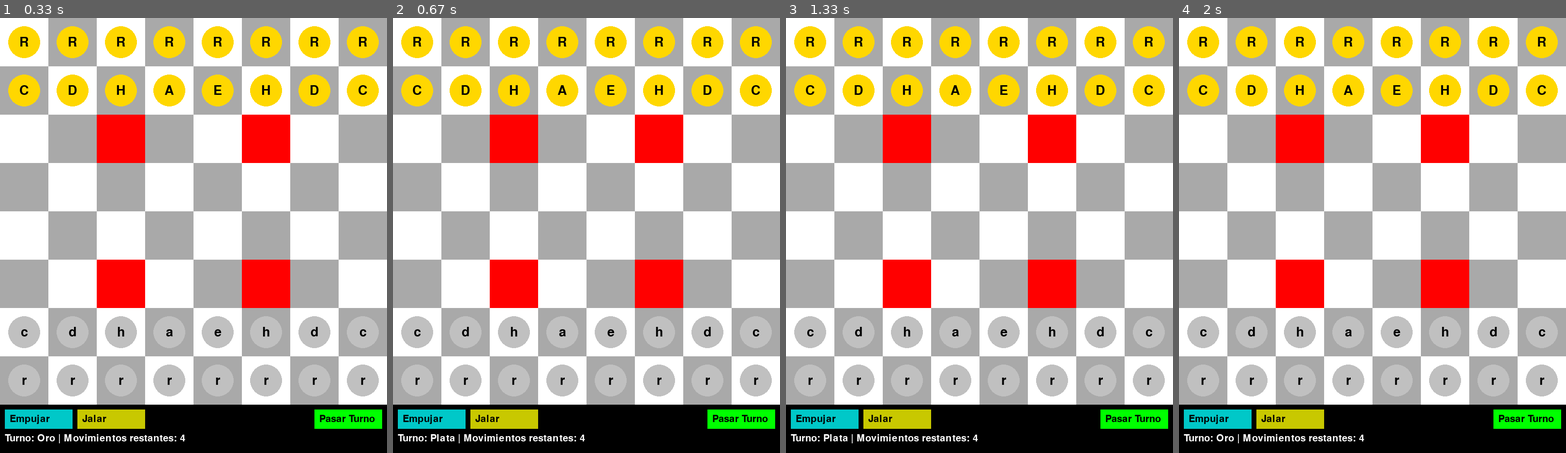
Above: before the commit, frames 1-4 (left to right).
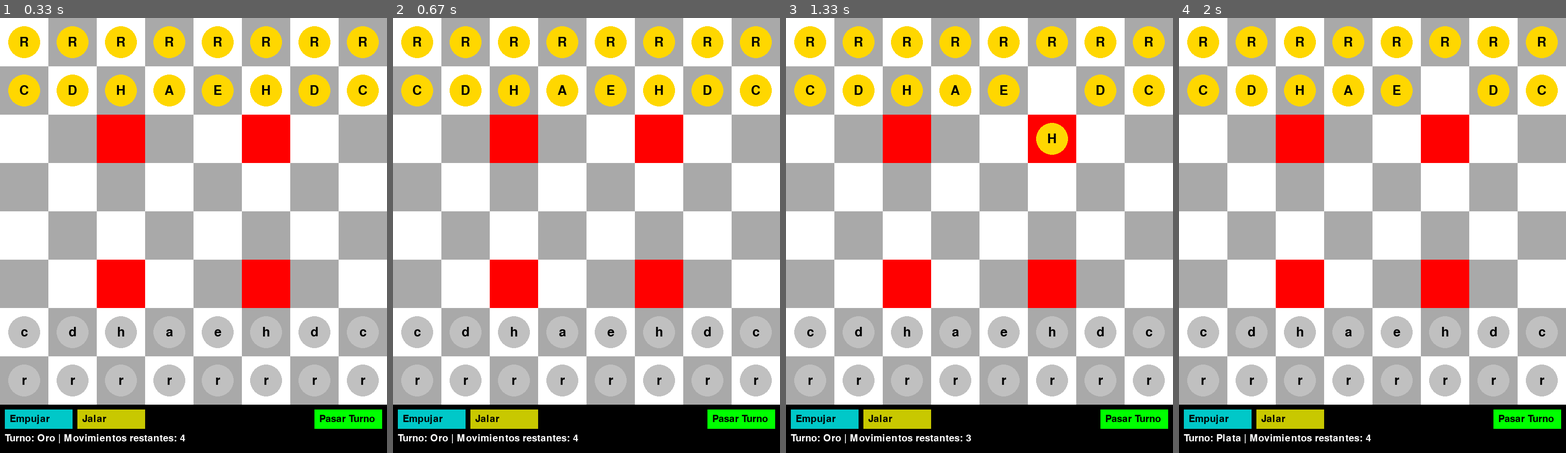
Above: after the commit, the same moments.

Repository: RamSterB/Arimaa
Game: pygame game, started from arimaa_GUI_pygame.py
Same seed, same stepped clock (60 frames per second), same inputs: the game is played once before the commit and once after it.
Inputs (mouse positions are in pixels of both pictures, inside the frame that each line leads up to):
- Up to frame 1 (0.33 s): no input
- Up to frame 2 (0.67 s): press the mouse at (741, 418) at 0.37 s; move the mouse to (601, 379) at 0.47 s; release the mouse at (466, 335) at 0.6 s
- Up to frame 3 (1.33 s): click (1037, 83) at 0.72 s; press the mouse at (1037, 83) at 1.03 s; move the mouse to (1029, 152) at 1.13 s; release the mouse at (1025, 222) at 1.27 s
- Up to frame 4 (2 s): press the mouse at (1527, 418) at 1.37 s; move the mouse to (1407, 396) at 1.47 s; release the mouse at (1287, 374) at 1.6 s

Frame 1 is identical in both runs. In frame 2, 0.4% of the frame differs, in the area x 9-50%, y 95-98%; in frame 3, 1.3%, in the area x 9-73%, y 13-98%; in frame 4, 0.8%.

Commit message:
pass turn verification

Diff:
--- a/arimaa_GUI_pygame.py
+++ b/arimaa_GUI_pygame.py
@@ -127,8 +127,11 @@
     def pass_turn(self):
         """Maneja la acción de pasar el turno."""
         print("Pasando el turno...")
-        self.game.change_turn(TRAP_POSITIONS)
-        self.moves_made = 0  # Restablecer los pasos
+        if self.moves_made > 0:
+            self.game.change_turn(TRAP_POSITIONS)
+            self.moves_made = 0  # Restablecer los pasos
+        else: # Evitar pasar el turno sin hacer movimientos
+            print("Debes realizar al menos un movimiento antes de pasar el turno.")
 
     def handle_mouse_down(self, position):
         """Maneja el inicio del arrastre."""
